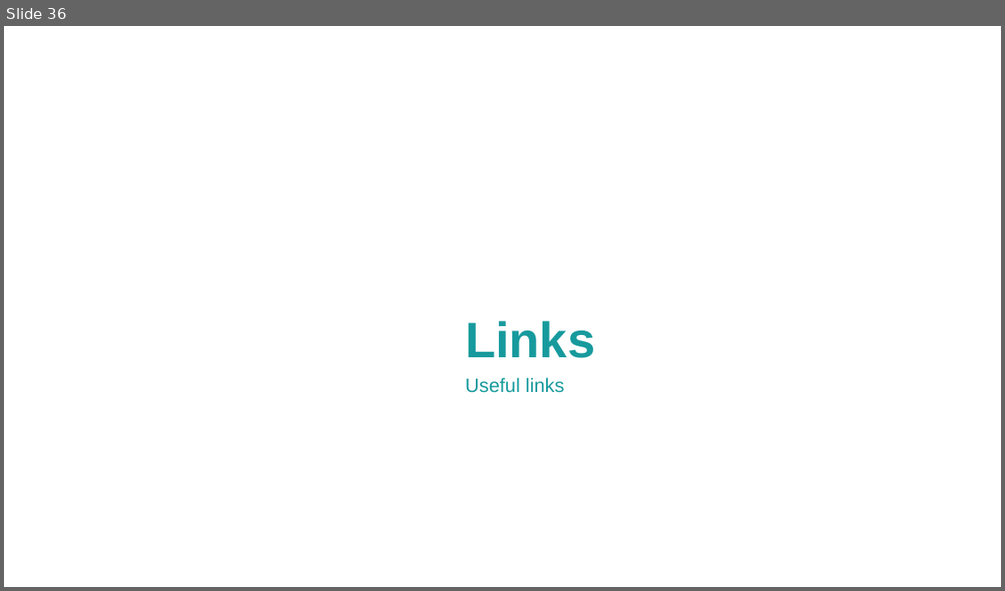
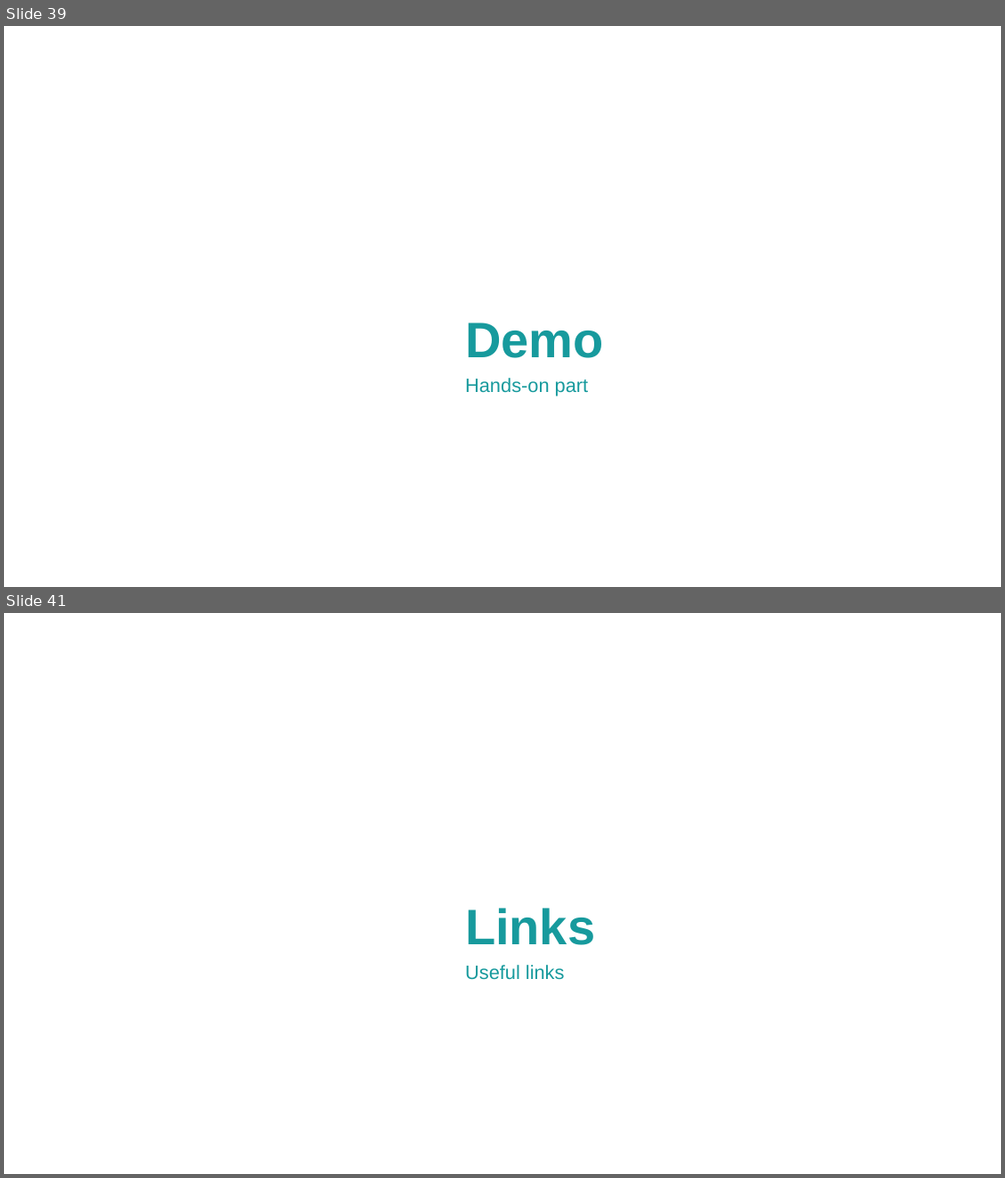
Before and after one commit to Ludo-didelot/PresentationPrometheusGrafana, a slide deck: Presentation - Monitoring.pptx. Shown one above the other, each under a label of ours: slide 36 before the commit, slides 39 and 41 after it; the slides between them are not shown. The pictures are 1005x591 and 1005x1178 pixels, drawn with LibreOffice and Linux fonts; fonts in the diff are those of the drawing; background and template pictures are left out. Boxes give left, top, right and bottom in pixels: in the first picture for what was removed or moved away, otherwise in the second. Text is boxed around its words. In the diff, an @@ line names an element or a change of style, - is before the commit and + after.

```diff
--- a/Presentation - Monitoring.pptx
+++ b/Presentation - Monitoring.pptx
@@ slide 39 added at [4,26,1001,587], background picture (left out) @@
@@ text added at [465,322,604,358], 36 pt, text #179A9D, bold @@
+Demo
@@ text added at [465,378,589,396], 14 pt, text #179A9D @@
+Hands-on part
@@ what was slide 36 is now slide 41 @@
```
Also in this commit, not shown: 2 slides changed, 5 other slides added, 1 slide removed.
